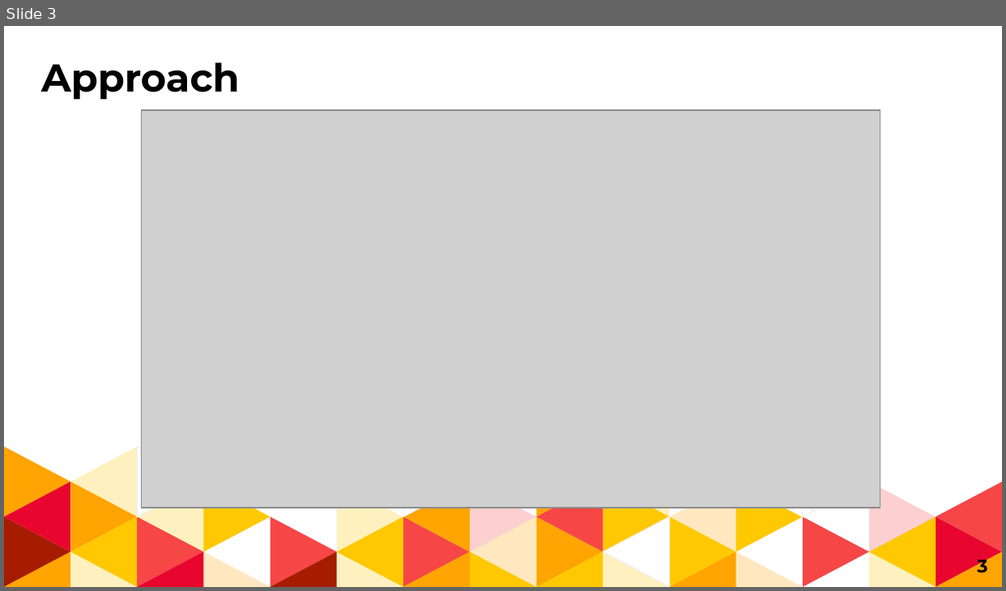
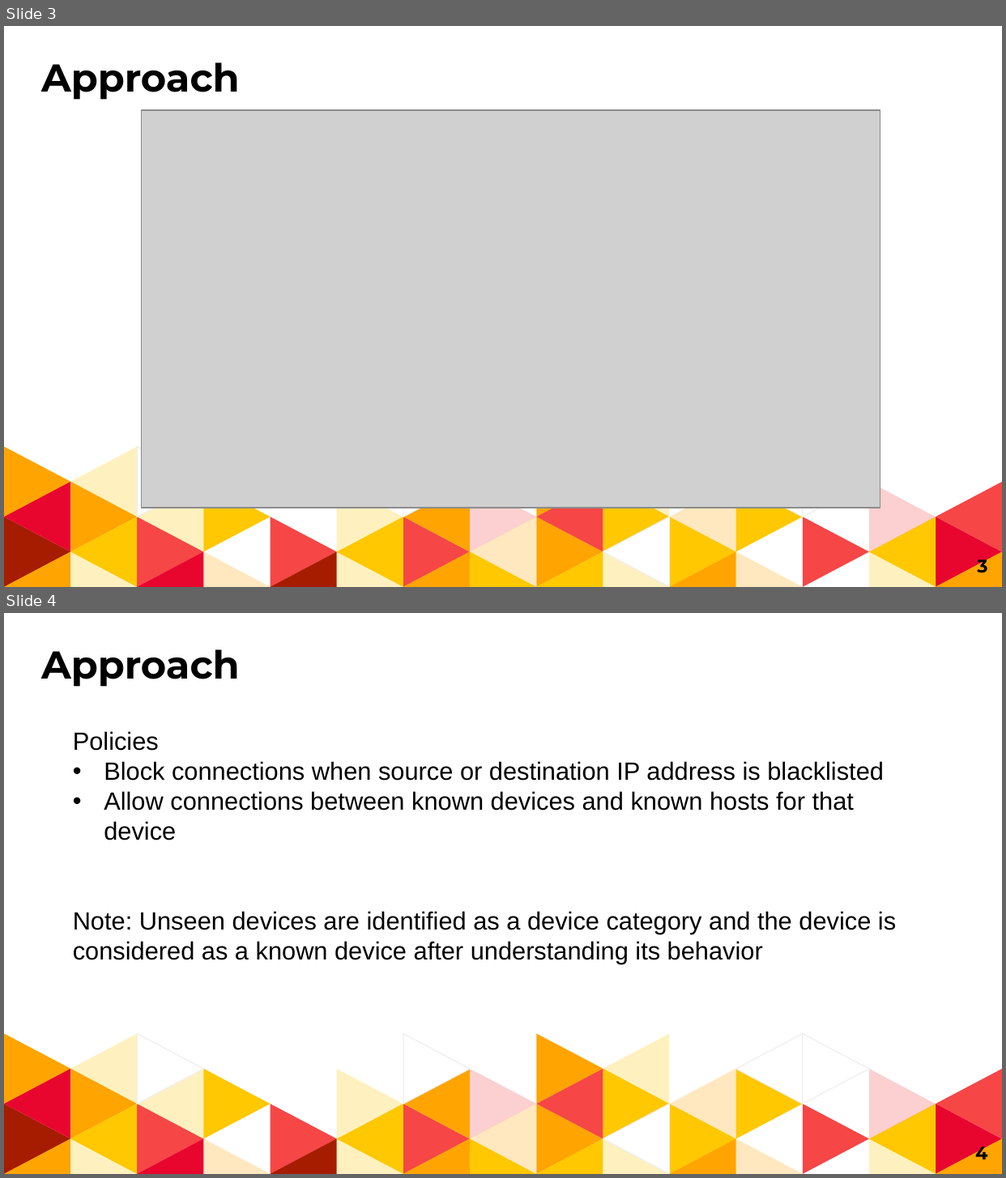
Before and after one commit to manalgandhi/Viterbi_Hackathon_2018, a slide deck: Team1.pptx. Shown one above the other, each under a label of ours: slide 3 before the commit, slides 3 and 4 after it. The pictures are 1006x591 and 1006x1178 pixels, drawn with LibreOffice and Linux fonts; fonts in the diff are those of the drawing; grey boxes stand for pictures. Boxes give left, top, right and bottom in pixels: in the first picture for what was removed or moved away, otherwise in the second. Text is boxed around its words. In the diff, an @@ line names an element or a change of style, - is before the commit and + after.

```diff
--- a/Team1.pptx
+++ b/Team1.pptx
@@ slide 4 added at (4,613,1002,1174), background #FFFFFF; not listed: 48 template elements that a slide beside it also shows @@
@@ title added at (41,649,240,687), 28 pt, text #000000, bold @@
+Approach
@@ text added at (73,731,896,965), 18 pt, text #000000 @@
+Policies
+• Block connections when source or destination IP address is blacklisted
+• Allow connections between known devices and known hosts for that device
+Note: Unseen devices are identified as a device category and the device is considered as a known device after understanding its behavior
@@ page number added at (975,1143,987,1165), 13 pt, text #000000, bold @@
+4
```
Also in this commit, not shown: 5 slides changed, 1 other slide added, 1 other file.
